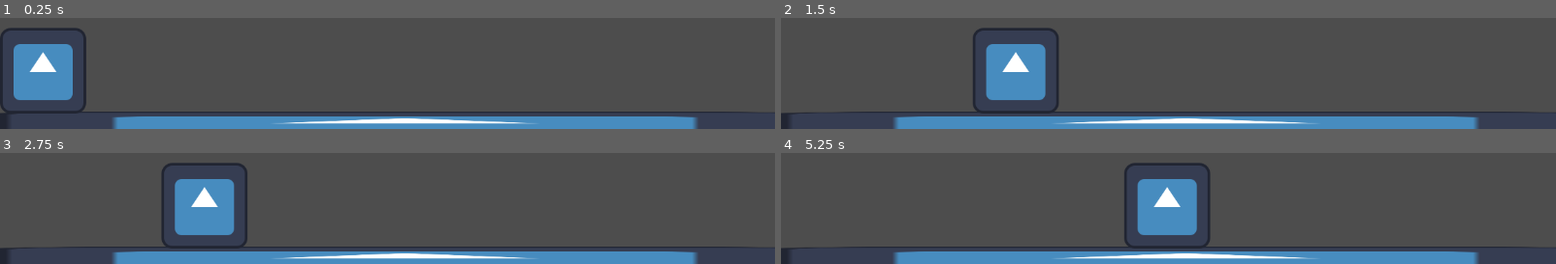
Above: before the commit, frames 1-4 (two rows, left to right).
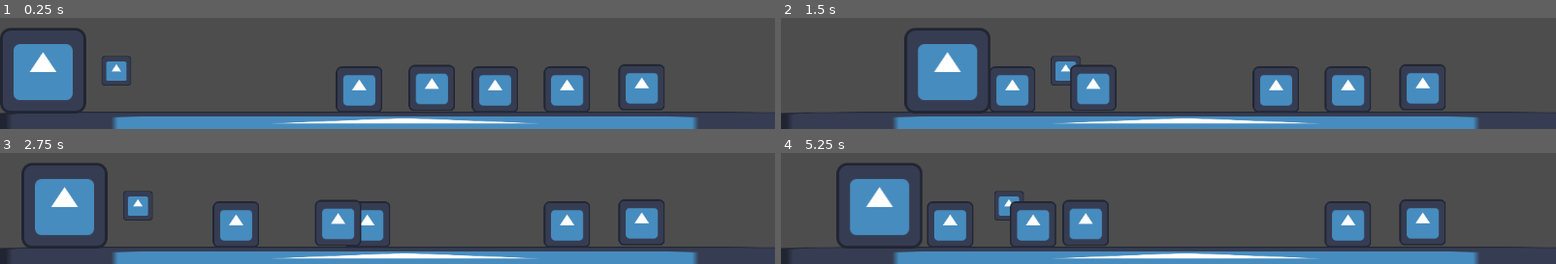
Above: after the commit, the same moments.

Repository: pengpa0012/godot-game-mechanics-test
Game: Godot game, scene res://scene/world.tscn
Two runs of this game, one before a commit and one after it. Both use one fixed random seed, a clock stepped at 60 frames per second and the inputs below. The engine's default icon, where the game draws it, is replaced by a stand-in: a white triangle on a blue panel in a dark square.
Inputs:
- Up to frame 1 (0.25 s): no input
- Up to frame 2 (1.5 s): tap Enter (ui_accept) at 0.5, 0.6, 0.77, 1.07, 1.35 s; hold Right (ui_right) from 0.53 s (still down)
- Up to frame 3 (2.75 s): tap Enter (ui_accept) at 1.52, 1.82, 2.1 s; release Right (ui_right) at 2.03 s; hold Left (ui_left) from 2.03 s (still down)
- Up to frame 4 (5.25 s): release Left (ui_left) at 2.78 s; hold Right (ui_right) 2.78-4.28 s; tap Enter (ui_accept) at 2.85, 3.02, 3.32, 3.6, 3.77, 4.07, 4.35, 4.52, 4.82, 5.1 s; hold Left (ui_left) 4.28-5.03 s; hold Right (ui_right) from 5.03 s (still down)

The runs differ from the first frame. In frame 1, 8.1% of the frame differs, in the area x 13-86%, y 34-85%; in frame 2, 15%; in frame 3, 16%; in frame 4, 18%, in the area x 7-86%, y 8-87%.

Commit message:
added hook

Diff:
--- a/hook/project.godot
+++ b/hook/project.godot
@@ -33,6 +33,14 @@
 , Object(InputEventKey,"resource_local_to_scene":false,"resource_name":"","device":-1,"window_id":0,"alt_pressed":false,"shift_pressed":false,"ctrl_pressed":false,"meta_pressed":false,"pressed":false,"keycode":0,"physical_keycode":68,"key_label":0,"unicode":100,"echo":false,"script":null)
 ]
 }
+ui_up={
+"deadzone": 0.5,
+"events": [Object(InputEventKey,"resource_local_to_scene":false,"resource_name":"","device":0,"window_id":0,"alt_pressed":false,"shift_pressed":false,"ctrl_pressed":false,"meta_pressed":false,"pressed":false,"keycode":4194320,"physical_keycode":0,"key_label":0,"unicode":0,"echo":false,"script":null)
+, Object(InputEventJoypadButton,"resource_local_to_scene":false,"resource_name":"","device":0,"button_index":11,"pressure":0.0,"pressed":false,"script":null)
+, Object(InputEventJoypadMotion,"resource_local_to_scene":false,"resource_name":"","device":0,"axis":1,"axis_value":-1.0,"script":null)
+, Object(InputEventKey,"resource_local_to_scene":false,"resource_name":"","device":-1,"window_id":0,"alt_pressed":false,"shift_pressed":false,"ctrl_pressed":false,"meta_pressed":false,"pressed":false,"keycode":0,"physical_keycode":87,"key_label":0,"unicode":119,"echo":false,"script":null)
+]
+}
 
 [rendering]
 
--- /dev/null
+++ b/hook/scene/enemy.tscn
@@ -0,0 +1,15 @@
+[gd_scene load_steps=3 format=3 uid="uid://4256xic6ctvh"]
+
+[ext_resource type="Texture2D" uid="uid://ca8s0k6io7ud3" path="res://icon.svg" id="1_2mh33"]
+
+[sub_resource type="RectangleShape2D" id="RectangleShape2D_k8piu"]
+size = Vector2(67, 68)
+
+[node name="enemy" type="CharacterBody2D"]
+
+[node name="Icon" type="Sprite2D" parent="."]
+scale = Vector2(0.539063, 0.539063)
+texture = ExtResource("1_2mh33")
+
+[node name="CollisionShape2D" type="CollisionShape2D" parent="."]
+shape = SubResource("RectangleShape2D_k8piu")
--- a/hook/scene/player.tscn
+++ b/hook/scene/player.tscn
@@ -1,10 +1,13 @@
-[gd_scene load_steps=4 format=3 uid="uid://c25ab5wwbogh2"]
+[gd_scene load_steps=5 format=3 uid="uid://c25ab5wwbogh2"]
 
 [ext_resource type="Texture2D" uid="uid://ca8s0k6io7ud3" path="res://icon.svg" id="1_57wy1"]
 [ext_resource type="Script" path="res://script/player.gd" id="1_pvw5x"]
 
 [sub_resource type="RectangleShape2D" id="RectangleShape2D_1jvqa"]
 size = Vector2(126, 126)
+
+[sub_resource type="CircleShape2D" id="CircleShape2D_abpot"]
+radius = 30.1496
 
 [node name="player" type="CharacterBody2D"]
 script = ExtResource("1_pvw5x")
@@ -14,3 +17,16 @@
 
 [node name="CollisionShape2D" type="CollisionShape2D" parent="."]
 shape = SubResource("RectangleShape2D_1jvqa")
+
+[node name="hook" type="Area2D" parent="."]
+
+[node name="CollisionShape2D" type="CollisionShape2D" parent="hook"]
+position = Vector2(109, 0)
+shape = SubResource("CircleShape2D_abpot")
+
+[node name="Icon2" type="Sprite2D" parent="hook"]
+position = Vector2(109, 0)
+scale = Vector2(0.347656, 0.347656)
+texture = ExtResource("1_57wy1")
+
+[connection signal="body_entered" from="hook" to="." method="_on_hook_body_entered"]
--- a/hook/scene/world.tscn
+++ b/hook/scene/world.tscn
@@ -1,7 +1,8 @@
-[gd_scene load_steps=4 format=3 uid="uid://db4vewoy3l5nq"]
+[gd_scene load_steps=5 format=3 uid="uid://db4vewoy3l5nq"]
 
 [ext_resource type="Texture2D" uid="uid://ca8s0k6io7ud3" path="res://icon.svg" id="1_p08i5"]
 [ext_resource type="PackedScene" uid="uid://c25ab5wwbogh2" path="res://scene/player.tscn" id="2_ovwa1"]
+[ext_resource type="PackedScene" uid="uid://4256xic6ctvh" path="res://scene/enemy.tscn" id="3_qba72"]
 
 [sub_resource type="RectangleShape2D" id="RectangleShape2D_ie6cw"]
 size = Vector2(1252, 28)
@@ -21,3 +22,18 @@
 
 [node name="player" parent="." instance=ExtResource("2_ovwa1")]
 position = Vector2(64, 553)
+
+[node name="enemy" parent="." instance=ExtResource("3_qba72")]
+position = Vector2(843, 589)
+
+[node name="enemy2" parent="." instance=ExtResource("3_qba72")]
+position = Vector2(534, 589)
+
+[node name="enemy3" parent="." instance=ExtResource("3_qba72")]
+position = Vector2(954, 586)
+
+[node name="enemy4" parent="." instance=ExtResource("3_qba72")]
+position = Vector2(736, 589)
+
+[node name="enemy5" parent="." instance=ExtResource("3_qba72")]
+position = Vector2(642, 587)
--- a/hook/script/player.gd
+++ b/hook/script/player.gd
@@ -6,17 +6,38 @@
 
 # Get the gravity from the project settings to be synced with RigidBody nodes.
 var gravity = ProjectSettings.get_setting("physics/2d/default_gravity")
-
+var isHooking = false
+var isComingBack = false
+var enemyHooked = null
 
 func _physics_process(delta):
 	# Add the gravity.
 	if not is_on_floor():
 		velocity.y += gravity * delta
 
+	if $hook.global_position.x - self.global_position.x > 300 || enemyHooked:
+		isHooking = false
+		isComingBack = true
+
+	if $hook.global_position.x - self.global_position.x <= 5:
+		isComingBack = false
+		enemyHooked = null
+
+	if isHooking and !enemyHooked:
+		$hook.position.x += 1000 * delta
+
+	if isComingBack:
+		$hook.position.x -= 1000 * delta
+
+	if enemyHooked:
+		enemyHooked.position.x = $hook.global_position.x + 150
+
 	# Handle hook.
-	if Input.is_action_just_pressed("ui_accept") and is_on_floor():
-		# check mouse cursor position and hook on that position
-		print("HOOK")
+	if Input.is_action_just_pressed("ui_accept") and is_on_floor() and !isHooking:
+		isHooking = true
+
+	if Input.is_action_just_pressed("ui_up") and is_on_floor():
+		velocity.y -= 500
 
 	# Get the input direction and handle the movement/deceleration.
 	# As good practice, you should replace UI actions with custom gameplay actions.
@@ -28,3 +49,7 @@
 
 
 	move_and_slide()
+
+
+func _on_hook_body_entered(body):
+	enemyHooked = body
